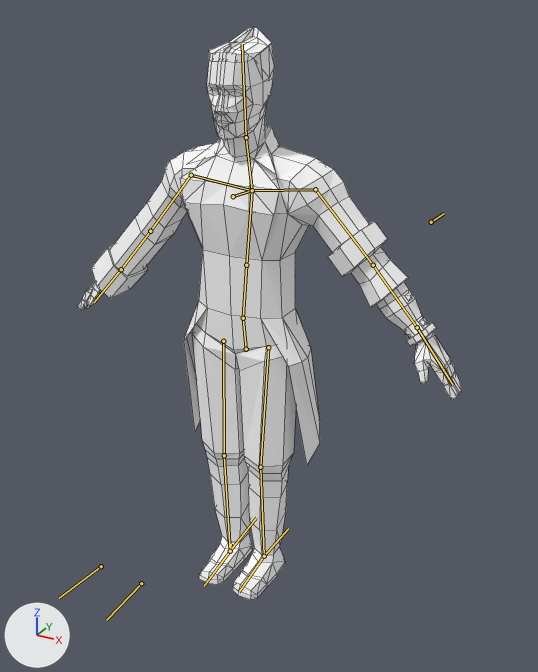
One commit to the Blender file Assets/Models/g_char/Model/g_char.blend: the scene before it, then after it.
Both versions are drawn from a camera (50 mm lens) standing at (31.0, -51.8, 24.7) and looking at (-2.9, 9.9, -6.1). The axes (+X, +Y, +Z) are drawn at lower left. The lights are the same throughout. The bones that bend it are drawn over the model as lines. Mesh edges are drawn as thin lines.
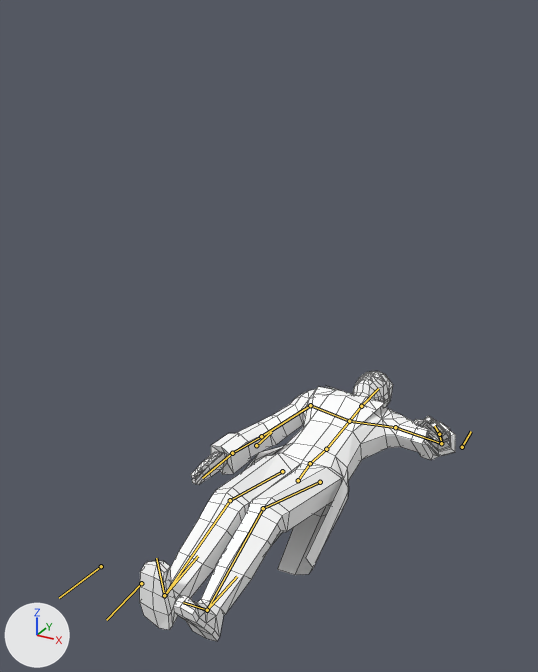
The newer file adds an action. The first version stands in its rest pose; the second is drawn at frame 19 of the action 'die'.

The change in detail:
Bone 'Arm_IK.L' (bone_arm_ik_l) moves from (0.0, 0.0, 0.0) to (1.68, 17.74, 19.14).
Bone 'Arm_IK.R' (bone_arm_ik_r) moves from (0.0, 0.0, 0.0) to (-5.47, 13.06, 26.65).
Bone 'Ellenbogen_IK.L' (bone_ellenbogen_ik_l) moves from (0.0, 0.0, 0.0) to (-2.78, 13.42, 30.61).
Bone 'Ellenbogen_IK.R' (bone_ellenbogen_ik_r) moves from (0.0, 0.0, 0.0) to (1.49, 8.41, 35.73).
Bone 'Bein_IK.L' (bone_bein_ik_l) moves from (0.0, 0.0, 0.0) to (0.78, -9.16, 0.15).
Bone 'Bein_IK.R' (bone_bein_ik_r) moves from (0.0, 0.0, 0.0) to (1.79, -9.16, -1.12).
Bone 'Huefte' (bone_huefte) moves from (0.0, 0.0, 0.0) to (-0.31, -22.2, -8.72).
Bone 'Huefte' (bone_huefte) turns from (0, 0, 0) to (-88, 0, -2) degrees about its own x, y and z.
Bone 'Fuss.L' (bone_fuss_l) turns from (0, 0, 0) to (58, 1, 1) degrees about its own x, y and z.
Bone 'Fuss.R' (bone_fuss_r) turns from (0, 0, 0) to (94, 1, 2) degrees about its own x, y and z.
Bone 'Brust' (bone_brust) turns from (0, 0, 0) to (-9, 0, 0) degrees about its own x, y and z.
Bone 'Nacken' (bone_nacken) turns from (0, 0, 0) to (18, 1, 0) degrees about its own x, y and z.
Bone 'Kopf' (bone_kopf) turns from (0, 0, 0) to (2, -3, -2) degrees about its own x, y and z.
Bone 'Hand.R' (bone_hand_r) turns from (0, 0, 0) to (-12, -2, 8) degrees about its own x, y and z.

Changed parts and their boxes (x1, y1, x2, y2) in the pictures (538 x 672 px):
'Plane', posed (18% narrower, 53% shorter): before (78, 27, 462, 600); after (140, 371, 455, 641)
bone 'Ellenbogen_IK.L', root to tip: before (431, 222) to (444, 213); after (462, 447) to (471, 431)
bone 'Ellenbogen_IK.R', root to tip: before (233, 196) to (253, 190); after (256, 445) to (271, 432)
bone 'Bein_IK.L', root to tip: before (264, 556) to (288, 528); after (207, 610) to (237, 576)
bone 'Bein_IK.R', root to tip: before (230, 551) to (256, 517); after (164, 595) to (198, 556)
bone 'Huefte', root to tip: before (246, 349) to (243, 318); after (298, 480) to (310, 463)
bone 'Fuss.L', root to tip: before (264, 556) to (239, 592); after (207, 610) to (183, 602)
bone 'Fuss.R', root to tip: before (230, 551) to (204, 586); after (164, 595) to (156, 558)
bone 'Brust', root to tip: before (246, 265) to (252, 190); after (326, 449) to (349, 421)
bone 'Nacken', root to tip: before (252, 190) to (246, 137); after (349, 421) to (361, 406)
bone 'Kopf', root to tip: before (246, 137) to (242, 44); after (361, 406) to (378, 388)
bone 'Hand.R', root to tip: before (121, 269) to (94, 302); after (232, 453) to (202, 478)
